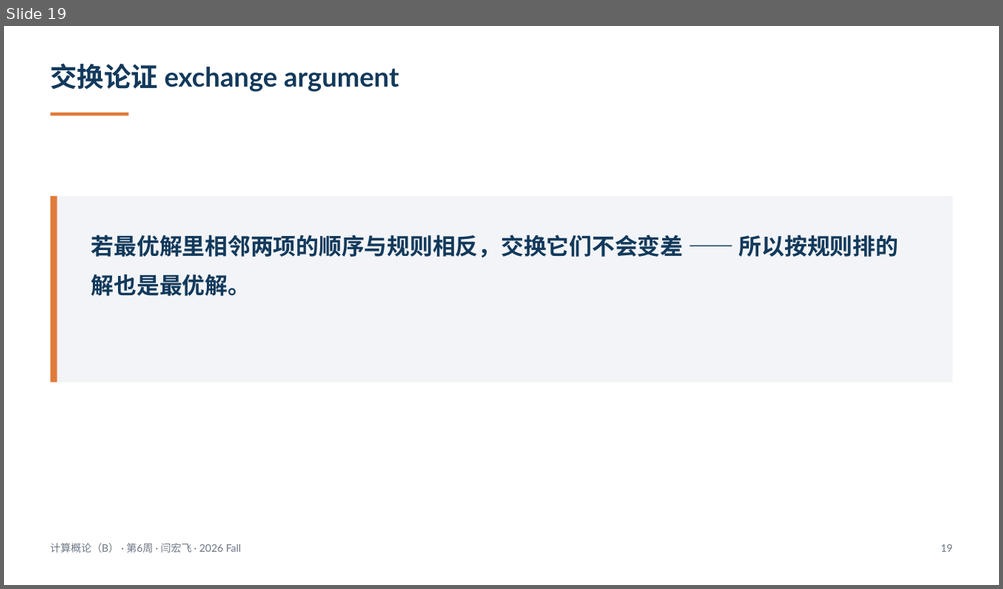
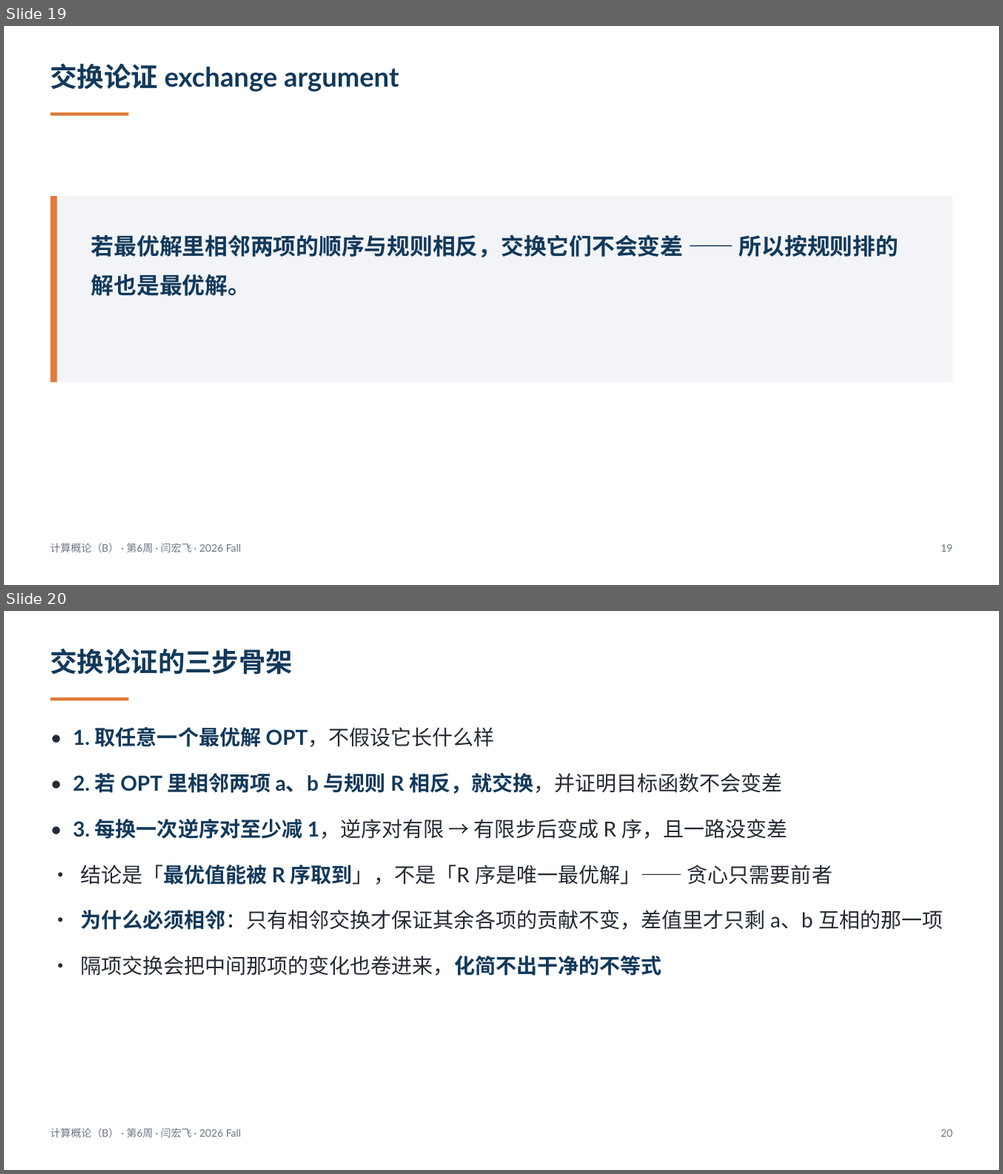
Before and after one commit to GMyhf/2026fall-cs101, a slide deck: courseware/202610_ADS_W06_Matrices_Sorting_Greedy.pptx. Shown one above the other, each under a label of ours: slide 19 before the commit, slides 19 and 20 after it. The pictures are 1003x589 and 1003x1174 pixels, drawn with LibreOffice and Linux fonts; fonts in the diff are those of the drawing. Boxes give left, top, right and bottom in pixels: in the first picture for what was removed or moved away, otherwise in the second. Text is boxed around its words. In the diff, an @@ line names an element or a change of style, - is before the commit and + after.

```diff
--- a/courseware/202610_ADS_W06_Matrices_Sorting_Greedy.pptx
+++ b/courseware/202610_ADS_W06_Matrices_Sorting_Greedy.pptx
@@ slide 20 added at [4, 611, 999, 1170], background #FFFFFF @@
@@ text added at [50, 648, 293, 675], 26 pt, text #12395B, bold @@
+交换论证的三步骨架
@@ rectangle added at [51, 698, 128, 701], fill #E07B39 @@
@@ text added at [73, 727, 942, 976], 20 pt, text #242A33 @@
+• 1. 取任意一个最优解 OPT，不假设它长什么样
+• 2. 若 OPT 里相邻两项 a、b 与规则 R 相反，就交换，并证明目标函数不会变差
+• 3. 每换一次逆序对至少减 1，逆序对有限 → 有限步后变成 R 序，且一路没变差
+• 结论是「最优值能被 R 序取到」，不是「R 序是唯一最优解」—— 贪心只需要前者
+• 为什么必须相邻：只有相邻交换才保证其余各项的贡献不变，差值里才只剩 a、b 互相的那一项
+• 隔项交换会把中间那项的变化也卷进来，化简不出干净的不等式
@@ text added at [50, 1128, 241, 1138], 10 pt, text #6B7582 @@
+计算概论（B） · 第6周 · 闫宏飞 · 2026 Fall
@@ text added at [940, 1130, 952, 1137], 10 pt, text #6B7582 @@
+20
```
Also in this commit, not shown: 7 slides changed, 4 other slides added, 7 other files.
